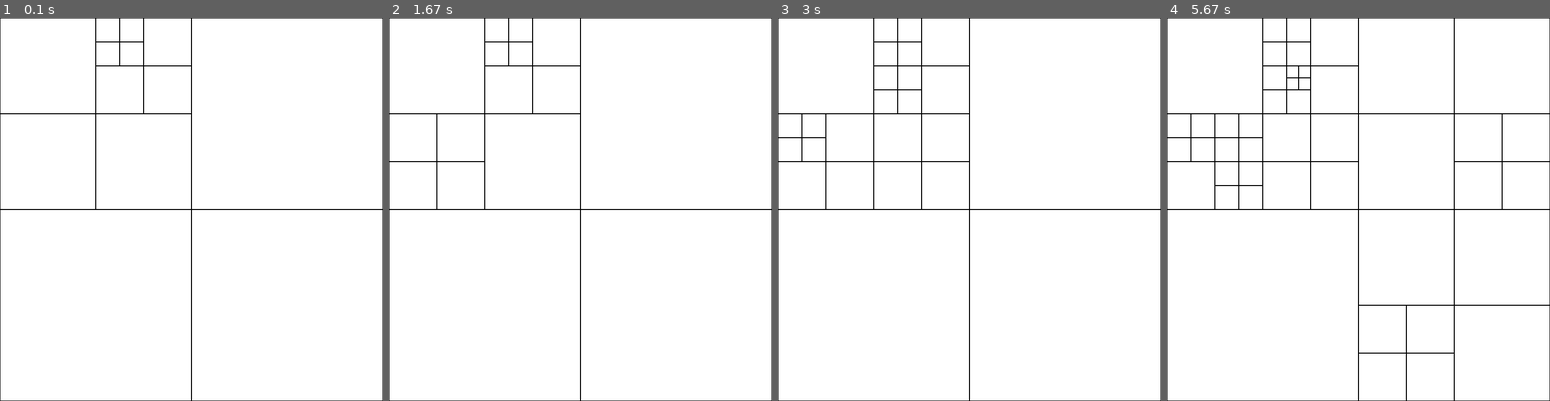
Above: before the commit, frames 1-4 (left to right).
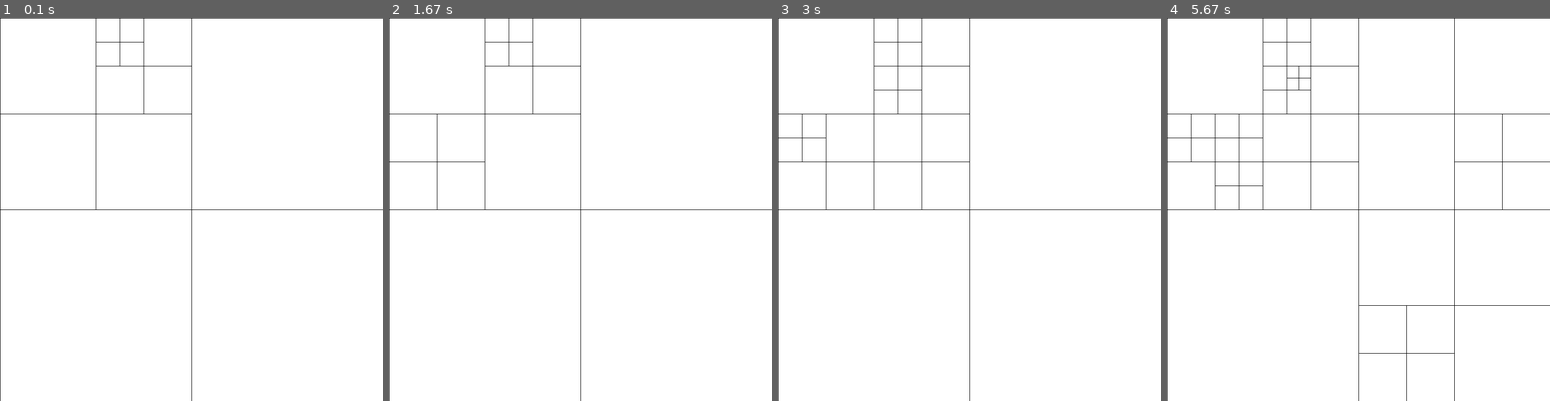
Above: after the commit, the same moments.

Repository: dannystaple/PythonSubdivision
Game: pygame game, started from pygame_subdiv.py
Same seed, same stepped clock (60 frames per second), same inputs: the game is played once before the commit and once after it. The source is Python 2; it was converted automatically to run under Python 3.
Inputs (mouse positions are in pixels of both pictures, inside the frame that each line leads up to):
- Up to frame 1 (0.1 s): no input
- Up to frame 2 (1.67 s): click (580, 209) at 0.43 s; click (461, 152) at 0.8 s; click (722, 343) at 1.2 s; right-click (584, 251) at 1.6 s
- Up to frame 3 (3 s): move the mouse to (958, 144) at 1.87 s; click (958, 144) at 2 s; move the mouse to (908, 83) at 2.27 s; click (908, 83) at 2.4 s; click (823, 125) at 2.8 s
- Up to frame 4 (5.67 s): click (1239, 159) at 3.2 s; click (1446, 113) at 3.6 s; move the mouse to (1247, 186) at 3.87 s; click (1247, 186) at 4 s; move the mouse to (1461, 251) at 4.27 s; click (1461, 251) at 4.4 s; click (1301, 86) at 4.8 s; click (1492, 205) at 5.2 s; click (1427, 335) at 5.6 s

The runs differ from the first frame. In frame 1, 0.7% of the frame differs, in the area x 0-100%, y 0-100%; in frame 2, 0.8%; in frame 3, 0.9%; in frame 4, 1.4%.

Commit message:
Lines - a way to eliminate an artifact of the square rendering

Diff:
--- a/pygame_subdiv.py
+++ b/pygame_subdiv.py
@@ -20,7 +20,7 @@
 class Game:
     _tree = []
     _lastChanged = None
-    _squares = None
+    _lines = None
     _file_name = None
     _screen = None
 
@@ -32,16 +32,16 @@
     def _reset(self):
         self._lastChanged = None
         self._tree = []
-        self._squares = None
+        self._lines = None
         self._file_name = "test.tree"
 
     def run(self):
         self._init_screen()
-        self._tree_to_squares()
-        # self._tree_to_render_tree()
+        self._tree_to_lines()
         while True:
             for event in pygame.event.get():
-                if event.type == pygame.QUIT: sys.exit()
+                if event.type == pygame.QUIT:
+                    sys.exit()
                 if event.type == pygame.MOUSEBUTTONDOWN:
                     self.handle_click_at(pygame.mouse.get_pos(), event.button)
                 if event.type == pygame.KEYDOWN:
@@ -55,28 +55,28 @@
         self._screen = pygame.display.set_mode(size)
         pygame.display.set_caption("Subdivision toy")
 
-    def _tree_to_squares(self):
-        """Convert a tree of nodes to squares.
+    def _tree_to_lines(self):
+        """Convert a tree of nodes to lines.
         Each node will result in 4 subdivisions."""
 
-        def _get_squares_for_node(sub_nodes, x, y, width, height):
+        def _get_lines_for_node(sub_nodes, x, y, width, height):
             hwidth = width / 2
             hheight = height / 2
             if hwidth >= 1 and hheight >= 1 and sub_nodes:
-                return (_get_squares_for_node(sub_nodes[0], x, y, hwidth, hheight) +
-                        _get_squares_for_node(sub_nodes[1], x + hwidth, y, hwidth, hheight) +
-                        _get_squares_for_node(sub_nodes[2], x, y + hheight, hwidth, hheight) +
-                        _get_squares_for_node(sub_nodes[3], x + hwidth, y + hheight, hwidth, hheight))
+                return (_get_lines_for_node(sub_nodes[0], x, y, hwidth, hheight) +
+                        _get_lines_for_node(sub_nodes[1], x + hwidth, y, hwidth, hheight) +
+                        _get_lines_for_node(sub_nodes[2], x, y + hheight, hwidth, hheight) +
+                        _get_lines_for_node(sub_nodes[3], x + hwidth, y + hheight, hwidth, hheight))
             else:
-                return [[x, y, width, height]]
+                return [[x, y, x+width, y], [x, y, x, y+height]]
 
-        self._squares = _get_squares_for_node(self._tree, 0, 0, self._width, self._height)
+        self._lines = _get_lines_for_node(self._tree, 0, 0, self._width, self._height)
 
     def _update_display(self):
         self._screen.fill(white)
-        # render squares from tree
-        for square in self._squares:
-            pygame.draw.rect(self._screen, black, square, 1)
+        # render lines from tree
+        for line in self._lines:
+            pygame.draw.line(self._screen, black, line[:2], line[2:], 1)
         pygame.display.flip()
 
     def load_file(self, filename):
@@ -84,7 +84,7 @@
         self._file_name = filename
         with open(filename) as fp:
             self._tree = pickle.load(fp)
-        self._tree_to_squares()
+        self._tree_to_lines()
         print "Loaded file %s" % self._file_name
 
     def save_file(self):
@@ -100,14 +100,14 @@
             sys.exit()
         if chr(key) == 'c':
             self._reset()
-            self._tree_to_squares()
+            self._tree_to_lines()
         if chr(key) == 's':
             self.save_file()
         if chr(key) == 'l':
             self.load_file("test.tree")
         if chr(key) == 'u' and self._lastChanged:
             self._lastChanged.clearSubNodes()
-            self._tree_to_squares()
+            self._tree_to_lines()
             self._lastChanged = None
 
     def handle_click_at(self, pos, button):
@@ -143,10 +143,10 @@
         if button == 1:
             new_node.extend(subdivide())
             self._lastChanged = new_node
-            self._tree_to_squares()
-        if button == 3:
+            self._tree_to_lines()
+        if button == 3 and node != self._tree:
             node[:] = []
-            self._tree_to_squares()
+            self._tree_to_lines()
 
 
 if __name__ == '__main__':
Not shown, added: helena.tree
